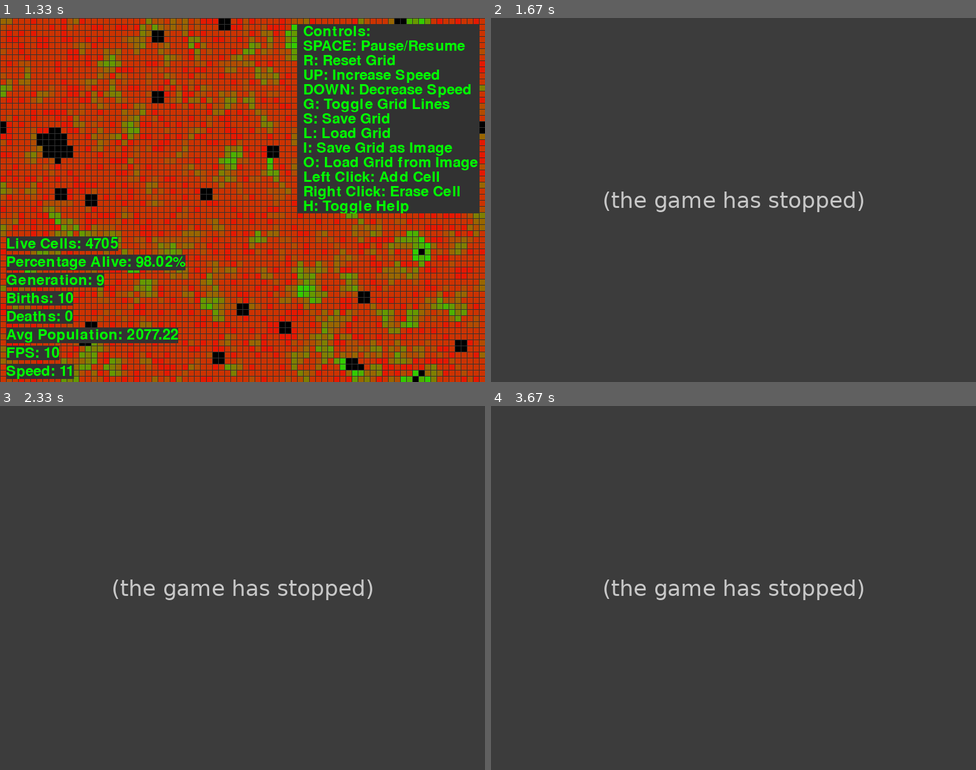
Above: before the commit, frames 1-4 (two rows, left to right).
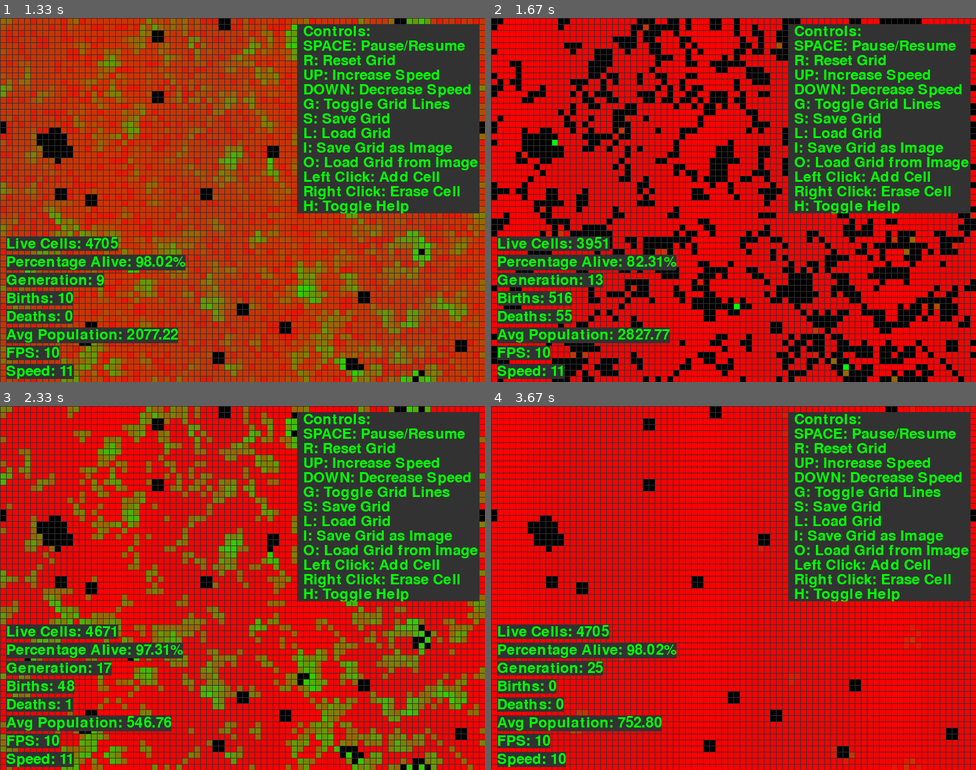
Above: after the commit, the same moments.

Repository: PawiX25/pygame-conways-game-of-life
Game: pygame game, started from game.py
Same seed, same stepped clock (60 frames per second), same inputs: the game is played once before the commit and once after it.
Inputs (mouse positions are in pixels of both pictures, inside the frame that each line leads up to):
- Up to frame 1 (1.33 s): tap 3 at 0.33 s; tap I at 0.67 s; hold Up from 1.07 s (still down); move the mouse to (421, 327) at 1.1 s
- Up to frame 2 (1.67 s): release Up at 1.53 s; tap O at 1.57 s
- Up to frame 3 (2.33 s): hold Down 1.97-2.27 s; move the mouse to (67, 577) at 2 s; tap Space at 2.03 s; hold Up from 2.3 s (still down)
- Up to frame 4 (3.67 s): move the mouse to (738, 624) at 2.33 s; tap Space at 2.37, 2.77, 3.17, 3.5 s; release Up at 2.67 s; hold Down 2.7-3.07 s; move the mouse to (733, 631) at 2.73 s; hold Up 3.1-3.4 s; move the mouse to (917, 726) at 3.13 s; hold Down from 3.43 s (still down); move the mouse to (859, 646) at 3.47 s

Frame 1 is identical in both runs. In frame 2, 67% of the frame differs, in the area x 0-100%, y 0-100%; in frame 3, 67%; in frame 4, 67%.
Error before the commit: IndexError: boolean index did not match indexed array along axis 0; size of axis is 80 but s...; the game stopped at 1.63 s (later frames are placeholders)

Commit message:
Fix image saving and loading functions for grid management

Diff:
--- a/game.py
+++ b/game.py
@@ -216,20 +216,19 @@
     else:
         print("No saved grid found.")
         return initialize_grid()
-
-def save_grid_as_image(grid, filename="saved_grid.png"):
-    """Save the grid as a PNG image."""
-    plt.imshow(grid, cmap='Greys', interpolation='none')
-    plt.axis('off')  # Hide the axes
-    plt.savefig(filename, bbox_inches='tight', pad_inches=0, dpi=300)
-    plt.close()
-
-def load_grid_from_image(filename="saved_grid.png"):
-    """Load the grid from a PNG image."""
+def save_grid_as_image(grid, filename="grid_image.png"):
+    """Save the grid as an image."""
+    img = np.zeros((GRID_WIDTH, GRID_HEIGHT, 3), dtype=np.uint8)
+    img[grid == 1] = [0, 255, 0]  # Green cells
+    img[grid == 0] = [0, 0, 0]    # Black cells
+    plt.imsave(filename, img)
+
+
+def load_grid_from_image(filename="grid_image.png"):
+    """Load the grid from an image."""
     if os.path.exists(filename):
         img = mpimg.imread(filename)
-        # Convert the image to a binary grid (0 and 1)
-        grid = (img[:, :, 0] < 0.5).astype(int)  # Assumes binary image with black cells
+        grid = (img[:, :, 1] > 0.5).astype(int)  # Assuming green cells are alive
         return grid
     else:
         print("Image file not found.")
